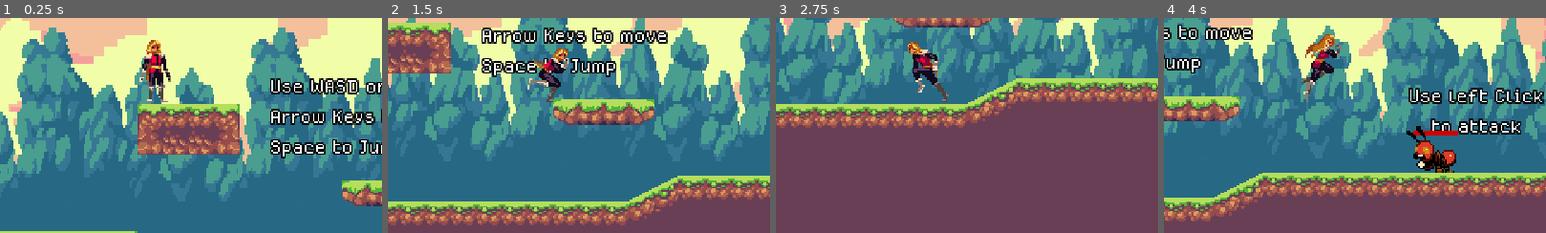
Above: before the commit, frames 1-4 (left to right).
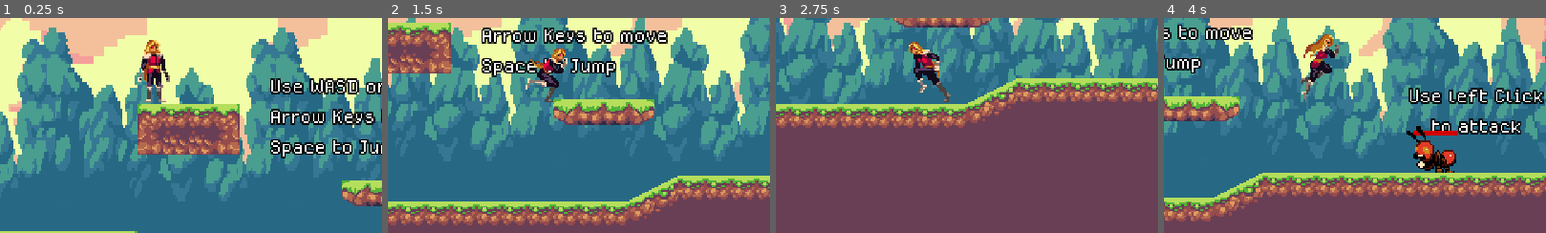
Above: after the commit, the same moments.

Repository: Norbi910/Onlab
Game: Godot game, scene res://Scenes/DemoLevel.tscn
The game is run twice, just before and just after one commit, with the same random seed, the same clock (stepped at 60 frames per second) and the same inputs.
Inputs (mouse positions are % of the whole screen's width and height, from its top left):
- Up to frame 1 (0.25 s): no input
- Up to frame 2 (1.5 s): tap Enter at 0.5, 1.25 s; move the mouse to (72, 45) at 0.52 s; hold Right (move_right) from 0.53 s (still down); click (72, 45) at 0.6 s; tap Space (jump) at 0.77 s; move the mouse to (30, 55) at 1.27 s; tap E (interact) at 1.35 s
- Up to frame 3 (2.75 s): tap Space (jump) at 1.52 s; tap Enter at 2 s; move the mouse to (60, 28) at 2.02 s; release Right (move_right) at 2.03 s; hold A (move_left) from 2.03 s (still down); click (60, 28) at 2.1 s
- Up to frame 4 (4 s): tap Enter at 2.75, 3.5 s; move the mouse to (45, 70) at 2.77 s; release A (move_left) at 2.78 s; hold Right (move_right) from 2.78 s (still down); tap E (interact) at 2.85 s; tap Space (jump) at 3.02, 3.77 s; move the mouse to (80, 65) at 3.52 s; click (80, 65) at 3.6 s
The pictures show only the part of the screen within x 20-70%, y 42-92%; the shares and areas given below are measured in that part.

The runs differ from the first frame. In frame 1, 0.9% of the frame differs, in the area x 36-45%, y 10-40%; in frame 2, 0.6%; in frame 3, 0.7%; in frame 4, 0.7%.

Commit message:
added hitFlash
Entities now flash on taking damage

Diff:
--- /dev/null
+++ b/Resources/Shaders/hit_flash.tres
@@ -0,0 +1,75 @@
+[gd_resource type="VisualShader" load_steps=5 format=3 uid="uid://7i1wxshtsd8b"]
+
+[sub_resource type="VisualShaderNodeColorParameter" id="VisualShaderNodeColorParameter_br1xx"]
+parameter_name = "ColorParameter"
+default_value_enabled = true
+
+[sub_resource type="VisualShaderNodeBooleanParameter" id="VisualShaderNodeBooleanParameter_wrnpd"]
+parameter_name = "enabled"
+default_value_enabled = true
+
+[sub_resource type="VisualShaderNodeIf" id="VisualShaderNodeIf_wmkyr"]
+default_input_values = [0, 0.0, 1, 1.0, 2, 1e-05, 3, Vector3(0, 0, 0), 4, Vector3(0, 0, 0), 5, Vector3(0, 0, 0)]
+
+[sub_resource type="VisualShaderNodeInput" id="VisualShaderNodeInput_7725y"]
+input_name = "color"
+
+[resource]
+code = "shader_type canvas_item;
+render_mode blend_mix;
+
+uniform bool enabled = false;
+uniform vec4 ColorParameter : source_color = vec4(1.000000, 1.000000, 1.000000, 1.000000);
+
+
+
+void fragment() {
+// BooleanParameter:3
+	bool n_out3p0 = enabled;
+
+
+// ColorParameter:2
+	vec4 n_out2p0 = ColorParameter;
+
+
+// Input:5
+	vec4 n_out5p0 = COLOR;
+
+
+	vec3 n_out4p0;
+// If:4
+	float n_in4p1 = 1.00000;
+	float n_in4p2 = 0.00001;
+	if(abs((n_out3p0 ? 1.0 : 0.0) - n_in4p1) < n_in4p2)
+	{
+		n_out4p0 = vec3(n_out2p0.xyz);
+	}
+	else if((n_out3p0 ? 1.0 : 0.0) < n_in4p1)
+	{
+		n_out4p0 = vec3(n_out5p0.xyz);
+	}
+	else
+	{
+		n_out4p0 = vec3(n_out5p0.xyz);
+	}
+
+
+// Output:0
+	COLOR.rgb = n_out4p0;
+
+
+}
+"
+mode = 1
+flags/light_only = false
+nodes/vertex/0/position = Vector2(460, 200)
+nodes/fragment/0/position = Vector2(420, 240)
+nodes/fragment/2/node = SubResource("VisualShaderNodeColorParameter_br1xx")
+nodes/fragment/2/position = Vector2(-180, 240)
+nodes/fragment/3/node = SubResource("VisualShaderNodeBooleanParameter_wrnpd")
+nodes/fragment/3/position = Vector2(-180, -20)
+nodes/fragment/4/node = SubResource("VisualShaderNodeIf_wmkyr")
+nodes/fragment/4/position = Vector2(180, 60)
+nodes/fragment/5/node = SubResource("VisualShaderNodeInput_7725y")
+nodes/fragment/5/position = Vector2(-200, 500)
+nodes/fragment/connections = PackedInt32Array(4, 0, 0, 0, 3, 0, 4, 0, 2, 0, 4, 3, 5, 0, 4, 4, 5, 0, 4, 5)
--- /dev/null
+++ b/Scenes/Components/hit_flash_component.tscn
@@ -0,0 +1,11 @@
+[gd_scene load_steps=2 format=3 uid="uid://cf4duabfcn6fa"]
+
+[ext_resource type="Script" uid="uid://dhsidn57865q0" path="res://Scripts/hit_flash_component.gd" id="1_i7b4d"]
+
+[node name="HitFlashComponent" type="Node2D"]
+script = ExtResource("1_i7b4d")
+
+[node name="FlashTimer" type="Timer" parent="."]
+wait_time = 0.2
+
+[connection signal="timeout" from="FlashTimer" to="." method="_on_flash_timer_timeout"]
--- a/Scenes/DemoLevel.tscn
+++ b/Scenes/DemoLevel.tscn
@@ -8,7 +8,7 @@
 [ext_resource type="PackedScene" uid="uid://b5ns3u04dt05o" path="res://Scenes/Entities/ant.tscn" id="7_daumt"]
 [ext_resource type="PackedScene" uid="uid://c5adkl5ce2slt" path="res://Scenes/Entities/npc.tscn" id="7_yupnh"]
 [ext_resource type="Texture2D" uid="uid://ha5x4hqgfsuh" path="res://Sprites/Tiles/tileset.png" id="8_hgicf"]
-[ext_resource type="PackedScene" uid="uid://c7qmlwx2rua4s" path="res://Scenes/Components/star.tscn" id="10_ydaot"]
+[ext_resource type="PackedScene" uid="uid://c7qmlwx2rua4s" path="res://Scenes/star.tscn" id="10_ydaot"]
 [ext_resource type="FontFile" uid="uid://c6lvcqnjf517l" path="res://Sprites/Fonts/MedodicaRegular.otf" id="10_yupnh"]
 
 [sub_resource type="TileMapPattern" id="TileMapPattern_bo1nx"]
--- a/Scenes/Entities/ant.tscn
+++ b/Scenes/Entities/ant.tscn
@@ -1,9 +1,10 @@
-[gd_scene load_steps=15 format=3 uid="uid://b5ns3u04dt05o"]
+[gd_scene load_steps=17 format=3 uid="uid://b5ns3u04dt05o"]
 
 [ext_resource type="Texture2D" uid="uid://so3xpl0df0sc" path="res://Sprites/Characters/Enemies/ant-sheet.png" id="1_3vc7g"]
 [ext_resource type="Script" uid="uid://da6mss2xnk4bn" path="res://Scripts/Entities/ant.gd" id="1_4ydk5"]
 [ext_resource type="PackedScene" uid="uid://cdnmaw550r223" path="res://Scenes/UI/hp_bar.tscn" id="3_2itxg"]
 [ext_resource type="PackedScene" uid="uid://bml8o3fl7yfw0" path="res://Scenes/Components/health_component.tscn" id="3_wtaqj"]
+[ext_resource type="Shader" uid="uid://7i1wxshtsd8b" path="res://Resources/Shaders/hit_flash.tres" id="4_jbatd"]
 [ext_resource type="PackedScene" uid="uid://mca7y2rl04ft" path="res://Scenes/Components/hit_box_component.tscn" id="4_yntpf"]
 [ext_resource type="Texture2D" uid="uid://d0bbjhesy6lg4" path="res://Sprites/Effects/enemy-deadth.png" id="5_8l72l"]
 [ext_resource type="PackedScene" uid="uid://bb8nlyevsjr62" path="res://Scenes/Components/attack_component.tscn" id="5_yntpf"]
@@ -12,12 +13,147 @@
 radius = 9.0
 height = 27.860697
 
+[sub_resource type="ShaderMaterial" id="ShaderMaterial_ox3j0"]
+shader = ExtResource("4_jbatd")
+shader_parameter/enabled = false
+shader_parameter/ColorParameter = Color(1, 1, 1, 1)
+
 [sub_resource type="CircleShape2D" id="CircleShape2D_p3gn3"]
 radius = 16.0
 
 [sub_resource type="CapsuleShape2D" id="CapsuleShape2D_f7xtn"]
 radius = 9.0
 height = 28.0
+
+[sub_resource type="Animation" id="Animation_x47ow"]
+length = 0.001
+tracks/0/type = "value"
+tracks/0/imported = false
+tracks/0/enabled = true
+tracks/0/path = NodePath("pivot/Sprite2D:texture")
+tracks/0/interp = 1
+tracks/0/loop_wrap = true
+tracks/0/keys = {
+"times": PackedFloat32Array(0),
+"transitions": PackedFloat32Array(1),
+"update": 1,
+"values": [ExtResource("1_3vc7g")]
+}
+tracks/1/type = "value"
+tracks/1/imported = false
+tracks/1/enabled = true
+tracks/1/path = NodePath("pivot/Sprite2D:offset")
+tracks/1/interp = 1
+tracks/1/loop_wrap = true
+tracks/1/keys = {
+"times": PackedFloat32Array(0),
+"transitions": PackedFloat32Array(1),
+"update": 0,
+"values": [Vector2(3, -5)]
+}
+tracks/2/type = "value"
+tracks/2/imported = false
+tracks/2/enabled = true
+tracks/2/path = NodePath("pivot/Sprite2D:flip_h")
+tracks/2/interp = 1
+tracks/2/loop_wrap = true
+tracks/2/keys = {
+"times": PackedFloat32Array(0),
+"transitions": PackedFloat32Array(1),
+"update": 1,
+"values": [true]
+}
+tracks/3/type = "value"
+tracks/3/imported = false
+tracks/3/enabled = true
+tracks/3/path = NodePath("pivot/Sprite2D:hframes")
+tracks/3/interp = 1
+tracks/3/loop_wrap = true
+tracks/3/keys = {
+"times": PackedFloat32Array(0),
+"transitions": PackedFloat32Array(1),
+"update": 1,
+"values": [8]
+}
+tracks/4/type = "value"
+tracks/4/imported = false
+tracks/4/enabled = true
+tracks/4/path = NodePath("pivot/Sprite2D:frame")
+tracks/4/interp = 1
+tracks/4/loop_wrap = true
+tracks/4/keys = {
+"times": PackedFloat32Array(0),
+"transitions": PackedFloat32Array(1),
+"update": 1,
+"values": [0]
+}
+
+[sub_resource type="Animation" id="Animation_0uss2"]
+resource_name = "death"
+length = 0.60001004
+step = 0.1
+tracks/0/type = "value"
+tracks/0/imported = false
+tracks/0/enabled = true
+tracks/0/path = NodePath("pivot/Sprite2D:texture")
+tracks/0/interp = 1
+tracks/0/loop_wrap = true
+tracks/0/keys = {
+"times": PackedFloat32Array(0),
+"transitions": PackedFloat32Array(1),
+"update": 1,
+"values": [ExtResource("5_8l72l")]
+}
+tracks/1/type = "value"
+tracks/1/imported = false
+tracks/1/enabled = true
+tracks/1/path = NodePath("pivot/Sprite2D:offset")
+tracks/1/interp = 1
+tracks/1/loop_wrap = true
+tracks/1/keys = {
+"times": PackedFloat32Array(0),
+"transitions": PackedFloat32Array(1),
+"update": 0,
+"values": [Vector2(0, 0)]
+}
+tracks/2/type = "value"
+tracks/2/imported = false
+tracks/2/enabled = true
+tracks/2/path = NodePath("pivot/Sprite2D:hframes")
+tracks/2/interp = 1
+tracks/2/loop_wrap = true
+tracks/2/keys = {
+"times": PackedFloat32Array(0),
+"transitions": PackedFloat32Array(1),
+"update": 1,
+"values": [6]
+}
+tracks/3/type = "value"
+tracks/3/imported = false
+tracks/3/enabled = true
+tracks/3/path = NodePath("pivot/Sprite2D:frame")
+tracks/3/interp = 1
+tracks/3/loop_wrap = true
+tracks/3/keys = {
+"times": PackedFloat32Array(0, 0.1, 0.2, 0.3, 0.4, 0.5),
+"transitions": PackedFloat32Array(1, 1, 1, 1, 1, 1),
+"update": 1,
+"values": [0, 1, 2, 3, 4, 5]
+}
+tracks/4/type = "method"
+tracks/4/imported = false
+tracks/4/enabled = true
+tracks/4/path = NodePath(".")
+tracks/4/interp = 1
+tracks/4/loop_wrap = true
+tracks/4/keys = {
+"times": PackedFloat32Array(0.6),
+"transitions": PackedFloat32Array(1),
+"values": [{
+"args": [],
+"method": &"queue_free"
+}]
+}
 
 [sub_resource type="Animation" id="Animation_h3mn3"]
 resource_name = "default"
@@ -85,136 +221,6 @@
 "values": [0, 1, 2, 3, 4, 5, 6, 7]
 }
 
-[sub_resource type="Animation" id="Animation_0uss2"]
-resource_name = "death"
-length = 0.60001004
-step = 0.1
-tracks/0/type = "value"
-tracks/0/imported = false
-tracks/0/enabled = true
-tracks/0/path = NodePath("pivot/Sprite2D:texture")
-tracks/0/interp = 1
-tracks/0/loop_wrap = true
-tracks/0/keys = {
-"times": PackedFloat32Array(0),
-"transitions": PackedFloat32Array(1),
-"update": 1,
-"values": [ExtResource("5_8l72l")]
-}
-tracks/1/type = "value"
-tracks/1/imported = false
-tracks/1/enabled = true
-tracks/1/path = NodePath("pivot/Sprite2D:offset")
-tracks/1/interp = 1
-tracks/1/loop_wrap = true
-tracks/1/keys = {
-"times": PackedFloat32Array(0),
-"transitions": PackedFloat32Array(1),
-"update": 0,
-"values": [Vector2(0, 0)]
-}
-tracks/2/type = "value"
-tracks/2/imported = false
-tracks/2/enabled = true
-tracks/2/path = NodePath("pivot/Sprite2D:hframes")
-tracks/2/interp = 1
-tracks/2/loop_wrap = true
-tracks/2/keys = {
-"times": PackedFloat32Array(0),
-"transitions": PackedFloat32Array(1),
-"update": 1,
-"values": [6]
-}
-tracks/3/type = "value"
-tracks/3/imported = false
-tracks/3/enabled = true
-tracks/3/path = NodePath("pivot/Sprite2D:frame")
-tracks/3/interp = 1
-tracks/3/loop_wrap = true
-tracks/3/keys = {
-"times": PackedFloat32Array(0, 0.1, 0.2, 0.3, 0.4, 0.5),
-"transitions": PackedFloat32Array(1, 1, 1, 1, 1, 1),
-"update": 1,
-"values": [0, 1, 2, 3, 4, 5]
-}
-tracks/4/type = "method"
-tracks/4/imported = false
-tracks/4/enabled = true
-tracks/4/path = NodePath(".")
-tracks/4/interp = 1
-tracks/4/loop_wrap = true
-tracks/4/keys = {
-"times": PackedFloat32Array(0.6),
-"transitions": PackedFloat32Array(1),
-"values": [{
-"args": [],
-"method": &"queue_free"
-}]
-}
-
-[sub_resource type="Animation" id="Animation_x47ow"]
-length = 0.001
-tracks/0/type = "value"
-tracks/0/imported = false
-tracks/0/enabled = true
-tracks/0/path = NodePath("pivot/Sprite2D:texture")
-tracks/0/interp = 1
-tracks/0/loop_wrap = true
-tracks/0/keys = {
-"times": PackedFloat32Array(0),
-"transitions": PackedFloat32Array(1),
-"update": 1,
-"values": [ExtResource("1_3vc7g")]
-}
-tracks/1/type = "value"
-tracks/1/imported = false
-tracks/1/enabled = true
-tracks/1/path = NodePath("pivot/Sprite2D:offset")
-tracks/1/interp = 1
-tracks/1/loop_wrap = true
-tracks/1/keys = {
-"times": PackedFloat32Array(0),
-"transitions": PackedFloat32Array(1),
-"update": 0,
-"values": [Vector2(3, -5)]
-}
-tracks/2/type = "value"
-tracks/2/imported = false
-tracks/2/enabled = true
-tracks/2/path = NodePath("pivot/Sprite2D:flip_h")
-tracks/2/interp = 1
-tracks/2/loop_wrap = true
-tracks/2/keys = {
-"times": PackedFloat32Array(0),
-"transitions": PackedFloat32Array(1),
-"update": 1,
-"values": [true]
-}
-tracks/3/type = "value"
-tracks/3/imported = false
-tracks/3/enabled = true
-tracks/3/path = NodePath("pivot/Sprite2D:hframes")
-tracks/3/interp = 1
-tracks/3/loop_wrap = true
-tracks/3/keys = {
-"times": PackedFloat32Array(0),
-"transitions": PackedFloat32Array(1),
-"update": 1,
-"values": [8]
-}
-tracks/4/type = "value"
-tracks/4/imported = false
-tracks/4/enabled = true
-tracks/4/path = NodePath("pivot/Sprite2D:frame")
-tracks/4/interp = 1
-tracks/4/loop_wrap = true
-tracks/4/keys = {
-"times": PackedFloat32Array(0),
-"transitions": PackedFloat32Array(1),
-"update": 1,
-"values": [0]
-}
-
 [sub_resource type="AnimationLibrary" id="AnimationLibrary_sela2"]
 _data = {
 &"RESET": SubResource("Animation_x47ow"),
@@ -242,6 +248,7 @@
 [node name="pivot" type="Node2D" parent="."]
 
 [node name="Sprite2D" type="Sprite2D" parent="pivot"]
+material = SubResource("ShaderMaterial_ox3j0")
 texture = ExtResource("1_3vc7g")
 offset = Vector2(3, -5)
 flip_h = true
--- a/Scenes/Entities/player.tscn
+++ b/Scenes/Entities/player.tscn
@@ -6,7 +6,9 @@
 [ext_resource type="Texture2D" uid="uid://d0g15y676v3xf" path="res://Sprites/Characters/Player/jump.png" id="4_3smsa"]
 [ext_resource type="Texture2D" uid="uid://dlk0jh81adpkx" path="res://Sprites/Characters/Player/attack.png" id="5_8erm5"]
 [ext_resource type="PackedScene" uid="uid://bml8o3fl7yfw0" path="res://Scenes/Components/health_component.tscn" id="6_8erm5"]
+[ext_resource type="PackedScene" uid="uid://cf4duabfcn6fa" path="res://Scenes/Components/hit_flash_component.tscn" id="7_85s6f"]
 [ext_resource type="PackedScene" uid="uid://mca7y2rl04ft" path="res://Scenes/Components/hit_box_component.tscn" id="7_f1ek2"]
+[ext_resource type="Shader" uid="uid://7i1wxshtsd8b" path="res://Resources/Shaders/hit_flash.tres" id="8_85s6f"]
 [ext_resource type="PackedScene" uid="uid://bb8nlyevsjr62" path="res://Scenes/Components/attack_component.tscn" id="8_tx1dd"]
 
 [sub_resource type="CapsuleShape2D" id="CapsuleShape2D_fkybt"]
@@ -378,6 +380,11 @@
 &"run": SubResource("Animation_gymyn")
 }
 
+[sub_resource type="ShaderMaterial" id="ShaderMaterial_14y0q"]
+shader = ExtResource("8_85s6f")
+shader_parameter/enabled = false
+shader_parameter/ColorParameter = Color(1, 1, 1, 1)
+
 [sub_resource type="CapsuleShape2D" id="CapsuleShape2D_8erm5"]
 radius = 6.0
 height = 36.0
@@ -414,26 +421,28 @@
 }
 autoplay = "idle"
 
-[node name="CoyoteTimer" type="Timer" parent="."]
+[node name="Timers" type="Node" parent="."]
+
+[node name="CoyoteTimer" type="Timer" parent="Timers"]
 unique_name_in_owner = true
 wait_time = 0.1
 one_shot = true
 
-[node name="JumpBufferTimer" type="Timer" parent="."]
+[node name="JumpBufferTimer" type="Timer" parent="Timers"]
 unique_name_in_owner = true
 wait_time = 0.2
 one_shot = true
 
-[node name="FloatCooldownTimer" type="Timer" parent="."]
+[node name="FloatCooldownTimer" type="Timer" parent="Timers"]
 unique_name_in_owner = true
 one_shot = true
 
-[node name="AttackCooldownTimer" type="Timer" parent="."]
+[node name="AttackCooldownTimer" type="Timer" parent="Timers"]
 unique_name_in_owner = true
 wait_time = 0.5
 one_shot = true
 
-[node name="RespawnTimer" type="Timer" parent="."]
+[node name="RespawnTimer" type="Timer" parent="Timers"]
 unique_name_in_owner = true
 
 [node name="HealthComponent" parent="." instance=ExtResource("6_8erm5")]
@@ -442,11 +451,17 @@
 position = Vector2(0, -15)
 MAX_HEALTH = 100.0
 
+[node name="HitFlashComponent" parent="." node_paths=PackedStringArray("sprite", "healthComponent") instance=ExtResource("7_85s6f")]
+sprite = NodePath("../Pivot/PlayerSprite")
+healthComponent = NodePath("../HealthComponent")
+
 [node name="Pivot" type="Node2D" parent="."]
 unique_name_in_owner = true
 
 [node name="PlayerSprite" type="Sprite2D" parent="Pivot"]
 unique_name_in_owner = true
+material = SubResource("ShaderMaterial_14y0q")
+position = Vector2(-1, 0)
 texture = ExtResource("2_fkybt")
 hframes = 4
 
@@ -482,7 +497,7 @@
 shape = SubResource("CircleShape2D_8erm5")
 
 [connection signal="animation_finished" from="AnimationPlayer" to="." method="_on_animation_player_animation_finished"]
-[connection signal="timeout" from="RespawnTimer" to="." method="_on_respawn_timer_timeout"]
+[connection signal="timeout" from="Timers/RespawnTimer" to="." method="_on_respawn_timer_timeout"]
 [connection signal="hp_changed" from="HealthComponent" to="." method="_on_hp_changed"]
 [connection signal="on_knockback" from="Pivot/HitBoxComponent" to="." method="_on_hit_box_knockback"]
 [connection signal="area_entered" from="Pivot/InteractionArea" to="." method="_on_interaction_area_entered"]
--- a/Scenes/Components/star.tscn
+++ b/Scenes/star.tscn
@@ -1,6 +1,6 @@
 [gd_scene load_steps=11 format=3 uid="uid://c7qmlwx2rua4s"]
 
-[ext_resource type="Script" uid="uid://cckj27uo7j62q" path="res://Scenes/star.gd" id="1_3vu41"]
+[ext_resource type="Script" uid="uid://cckj27uo7j62q" path="res://Scripts/star.gd" id="1_3vu41"]
 [ext_resource type="Texture2D" uid="uid://cntubvsqr2gpo" path="res://Sprites/Pickups/star.png" id="1_d0spr"]
 
 [sub_resource type="AtlasTexture" id="AtlasTexture_3vu41"]
--- a/Scripts/Entities/player.gd
+++ b/Scripts/Entities/player.gd
@@ -20,7 +20,6 @@
 @onready var coyote_timer: Timer = %CoyoteTimer
 @onready var jump_buffer_timer: Timer = %JumpBufferTimer
 @onready var float_cooldown_timer: Timer = %FloatCooldownTimer
-
 const PLAYER_INVENTORY = preload("res://Resources/Inventory/player_inventory.tres")
 
 signal health_changed(hp)
--- /dev/null
+++ b/Scripts/hit_flash_component.gd
@@ -0,0 +1,20 @@
+extends Node2D
+
+@export var sprite : Sprite2D
+@export var healthComponent: HealthComponent
+@onready var flash_timer: Timer = $FlashTimer
+
+func _ready() -> void:
+	if healthComponent:
+		healthComponent.connect("hp_changed", flash)
+
+func flash(dmg: float):
+	if not sprite:
+		return
+	sprite.material.set_shader_parameter("enabled", true)
+	flash_timer.start()
+
+
+
+func _on_flash_timer_timeout() -> void:
+	sprite.material.set_shader_parameter("enabled", false)
Not shown: 1 places in Scenes/Entities/player.tscn that only renumber resources
Not shown, added: Scripts/hit_flash_component.gd.uid
Renamed: Scenes/star.gd -> Scripts/star.gd
Renamed: Scenes/star.gd.uid -> Scripts/star.gd.uid
